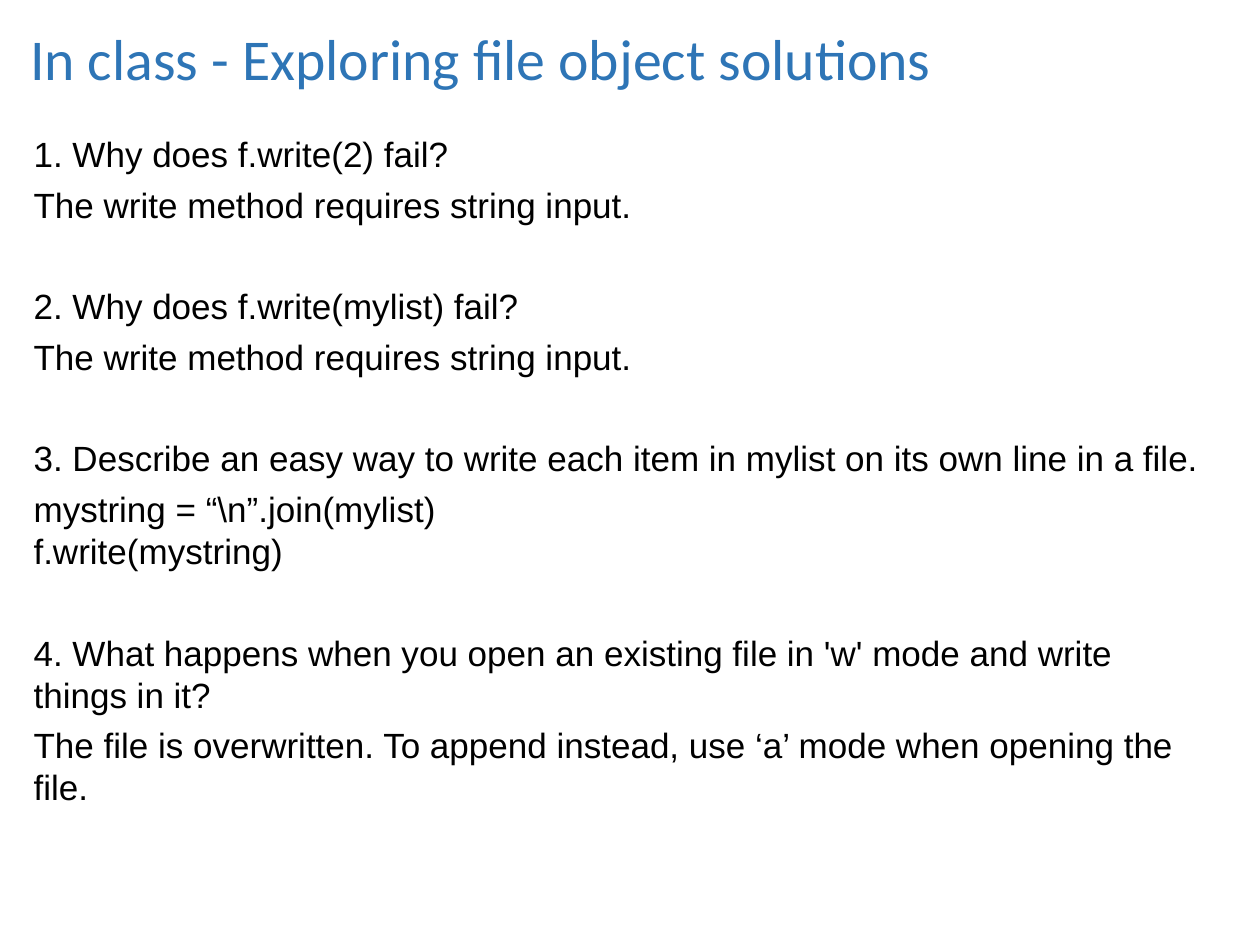
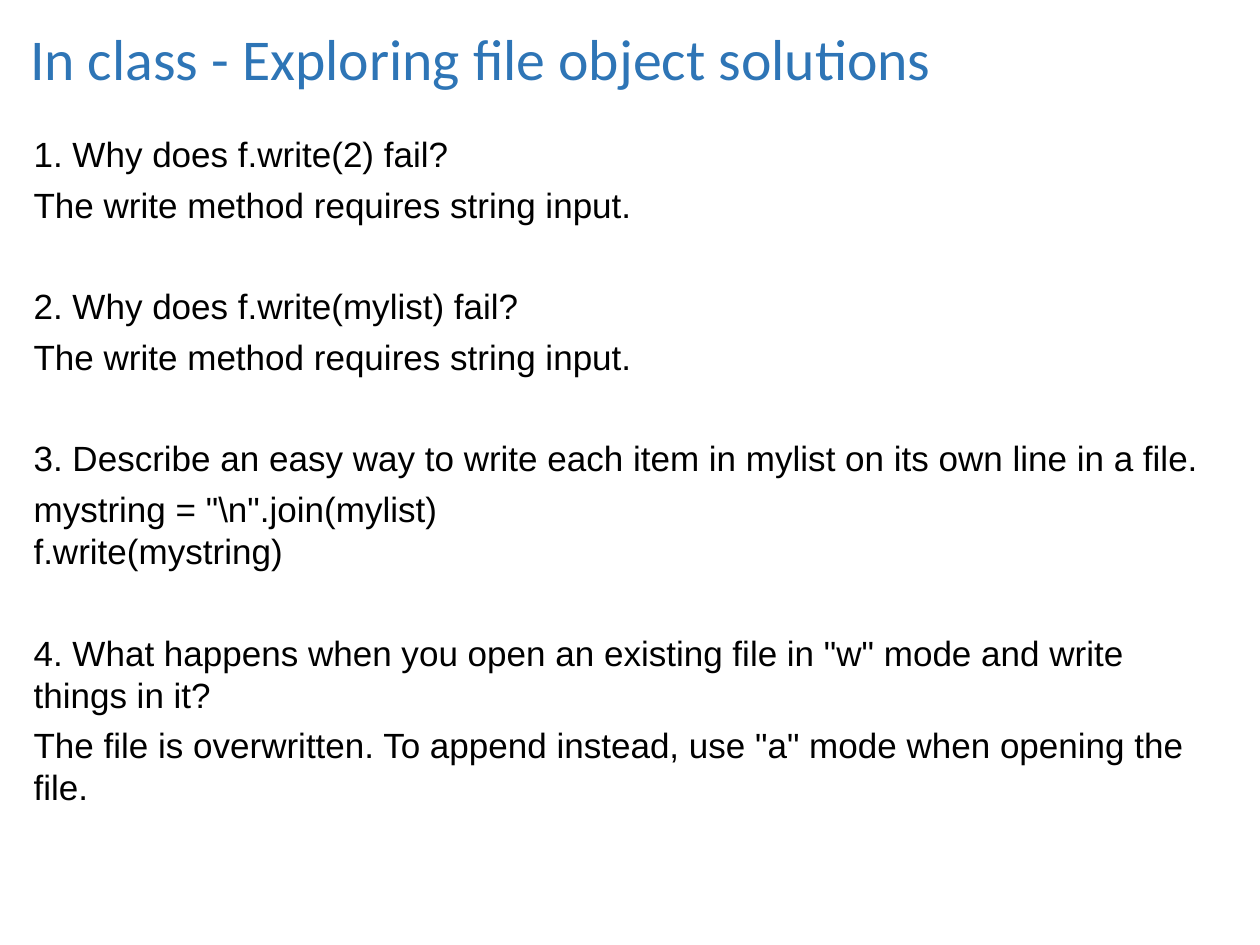
Before and after one commit to lgtateos/gis540, a slide deck: slide 11 of slides/fileIO.ppt. Drawn at 1260x945 pixels with LibreOffice and Linux fonts; fonts in the diff are those of the drawing. Boxes give left, top, right and bottom in pixels: in the first picture for what was removed or moved away, otherwise in the second. Text is boxed around its words. In the diff, an @@ line names an element or a change of style, - is before the commit and + after.

```diff
--- a/slides/fileIO.ppt
+++ b/slides/fileIO.ppt
@@ text at [34, 496, 1183, 801]: text changed @@
-mystring = “\n”.join(mylist)
-f.write(mystring)
-4. What happens when you open an existing file in 'w' mode and write things in it?
-The file is overwritten. To append instead, use ‘a’ mode when opening the file.
+mystring = "\n".join(mylist)
+f.write(mystring)
+4. What happens when you open an existing file in "w" mode and write things in it?
+The file is overwritten. To append instead, use "a" mode when opening the file.
```
Also in this commit, not shown: 5 other slides changed.
